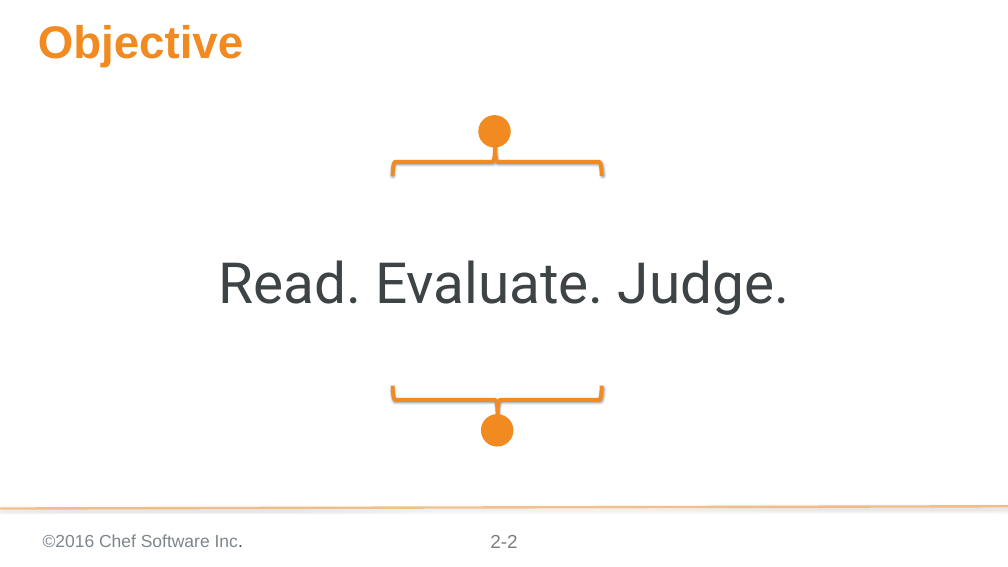
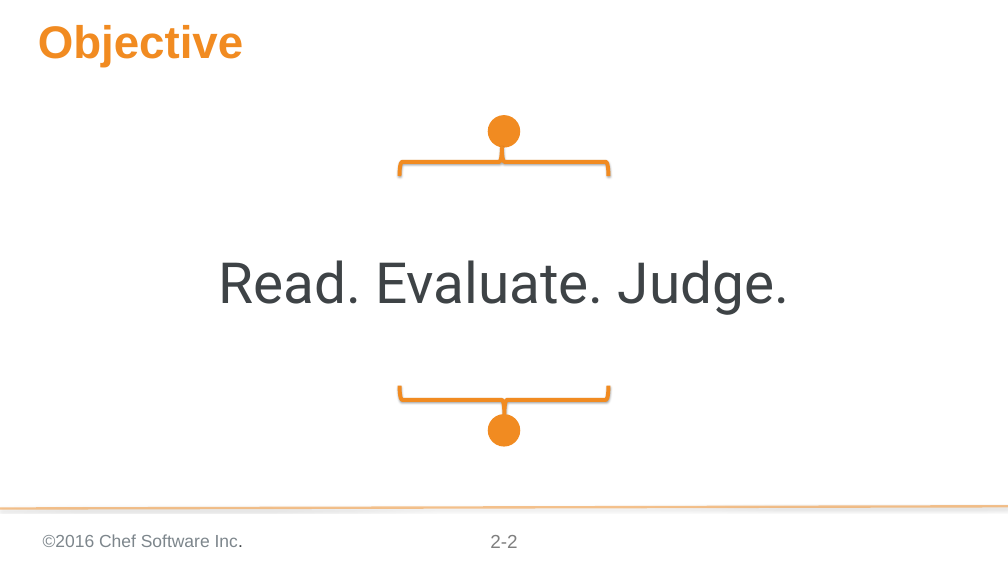
Before and after one commit to chef-training/elegant_tests, a slide deck: slide 2 of 02-code_review.pptx. Drawn at 1008x567 pixels with LibreOffice and Linux fonts; fonts in the diff are those of the drawing; background and template pictures are left out. Boxes give left, top, right and bottom in pixels: in the first picture for what was removed or moved away, otherwise in the second. Text is boxed around its words. In the diff, an @@ line names an element or a change of style, - is before the commit and + after.

```diff
--- a/02-code_review.pptx
+++ b/02-code_review.pptx
@@ ellipse: place and size @@
-ellipse at (478, 115, 511, 147)
+ellipse at (488, 115, 520, 147)
@@ 2 right braces, 1 ellipse: place and size @@
-2 right braces, 1 ellipse at (393, 148, 602, 446)
+2 right braces, 1 ellipse at (399, 148, 609, 446)
```
Also in this commit, not shown: 1 other slide changed, 2 slides added, 6 other files.
